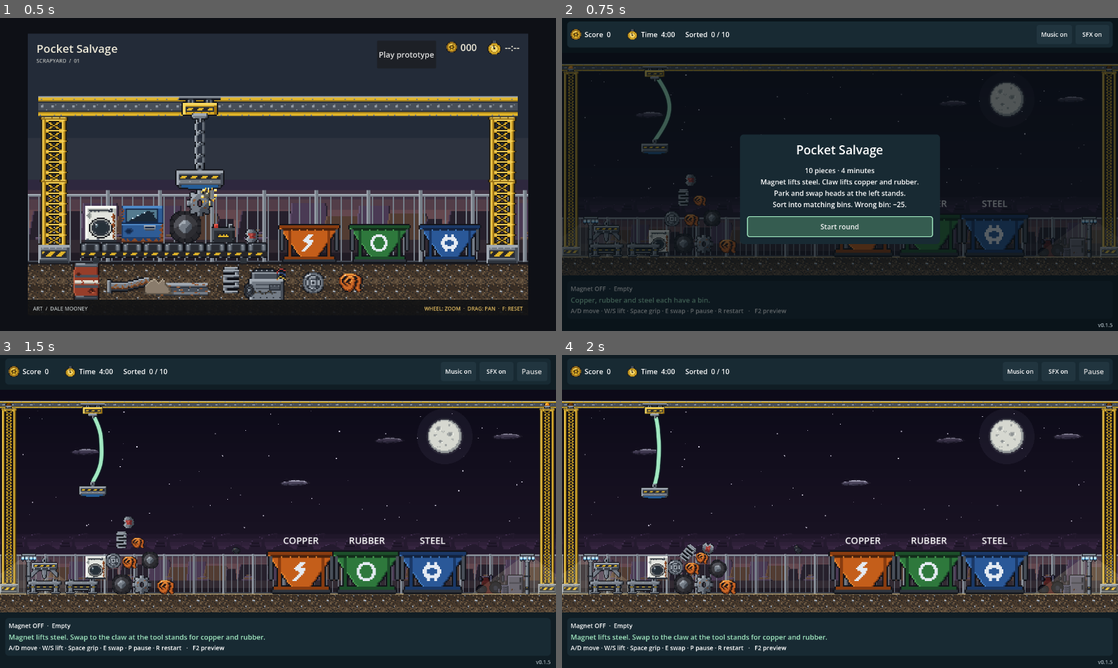
Above: before the commit, frames 1-4 (two rows, left to right).
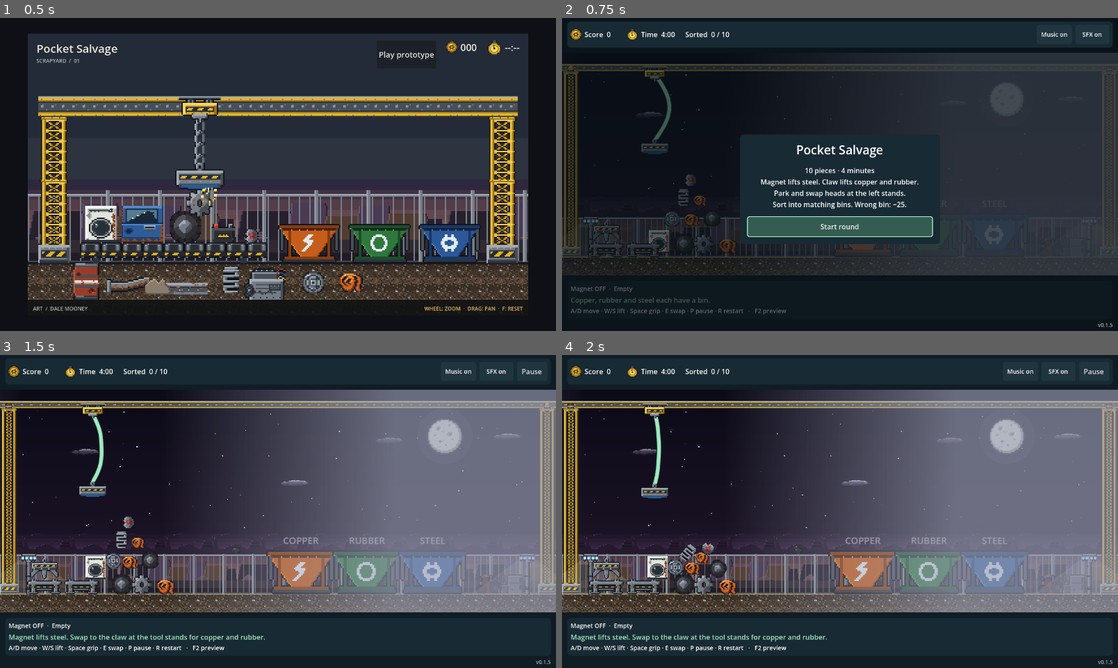
Above: after the commit, the same moments.

Repository: RaresKeY/pocket-salvage
Game: Godot game, scene res://scenes/main.tscn
The game is run twice, just before and just after one commit, with the same random seed, the same clock (stepped at 60 frames per second) and the same inputs.
Inputs:
- Up to frame 1 (0.5 s): no input
- Up to frame 2 (0.75 s): click "Play prototype" at 0.5 s
- Up to frame 3 (1.5 s): click "Start round" at 1.25 s
- Up to frame 4 (2 s): no input

Frame 1 is identical in both runs. In frame 2, 23% of the frame differs, in the area x 56-100%, y 11-83%; in frame 3, 42%, in the area x 39-100%, y 11-83%; in frame 4, 42%.

Commit message:
Add rain and fog

Diff:
--- /dev/null
+++ b/scripts/weather/effects/fog_effect.gd
@@ -0,0 +1,40 @@
+extends "res://scripts/weather/weather_effect.gd"
+## Visual only: haze thickens with distance from the crane and bin labels dim, so bins are read by colour.
+const CLEAR_RADIUS := 150.0
+const FULL_AT := 650.0
+const COLUMNS := 48
+const HAZE := Color(0.62, 0.64, 0.72)
+const LABEL_DIM := 0.6
+var layer: Node2D
+
+func applies(profile) -> bool:
+	return profile.fog > 0.0
+
+func _start() -> void:
+	layer = Node2D.new()
+	layer.z_index = 6
+	layer.draw.connect(_draw_fog)
+	context.world.add_child(layer)
+	for label in context.bin_labels: label.modulate.a = 1.0 - weather.profile.fog * LABEL_DIM
+
+func density_at(x: float) -> float:
+	var distance := absf(x - context.trolley.position.x)
+	return weather.profile.fog * clampf((distance - CLEAR_RADIUS) / (FULL_AT - CLEAR_RADIUS), 0.0, 1.0)
+
+func _process(_delta: float) -> void:
+	layer.queue_redraw()
+
+## One strip of quads with per-vertex alpha, so the haze is a smooth gradient with no overlapping seams.
+func _draw_fog() -> void:
+	var bounds: Rect2 = context.layout.bounds
+	var step := bounds.size.x / COLUMNS
+	var points := PackedVector2Array()
+	var colors := PackedColorArray()
+	for column in COLUMNS + 1:
+		var x := column * step
+		var shade := Color(HAZE, density_at(x) * 0.85)
+		points.append_array([Vector2(x, 0), Vector2(x, bounds.size.y)])
+		colors.append_array([shade, shade])
+	for column in COLUMNS:
+		var i := column * 2
+		layer.draw_polygon(PackedVector2Array([points[i], points[i + 2], points[i + 3], points[i + 1]]), PackedColorArray([colors[i], colors[i + 2], colors[i + 3], colors[i + 1]]))
--- /dev/null
+++ b/scripts/weather/effects/rain_effect.gd
@@ -0,0 +1,61 @@
+extends "res://scripts/weather/weather_effect.gd"
+## Visual rain angled by the wind, floor splashes, a wet sheen and the rain loop. Drops do not collide.
+const FALL := 900.0
+static var _line: Texture2D
+var streaks: CPUParticles2D
+var splashes: CPUParticles2D
+
+func applies(profile) -> bool:
+	return profile.rain > 0.0
+
+func _start() -> void:
+	var floor_y: float = context.layout.ground_top
+	var width: float = context.layout.bounds.size.x
+	streaks = _particles(int(weather.profile.rain * 0.6), Vector2(width * 0.5, -20), Vector2(width * 0.6, 4), Color(0.8, 0.86, 1.0, 0.7), 0.6)
+	streaks.texture = _line_texture()
+	streaks.spread = 2
+	streaks.initial_velocity_min = FALL
+	streaks.initial_velocity_max = FALL * 1.1
+	splashes = _particles(int(weather.profile.rain * 0.25), Vector2(width * 0.5, floor_y), Vector2(width * 0.5, 1), Color(0.8, 0.86, 1.0, 0.5), 0.25)
+	splashes.direction = Vector2.UP
+	splashes.spread = 60
+	splashes.gravity = Vector2(0, 400)
+	splashes.initial_velocity_min = 30
+	splashes.initial_velocity_max = 70
+	var sheen := ColorRect.new()
+	sheen.color = Color(0.55, 0.65, 0.9, 0.12)
+	sheen.position = Vector2(0, floor_y)
+	sheen.size = Vector2(width, 6)
+	sheen.z_index = 1
+	sheen.mouse_filter = Control.MOUSE_FILTER_IGNORE
+	context.world.add_child(sheen)
+	context.sfx.set_loop(&"rain_loop", 1.0, 1.0, -14.0)
+
+func _particles(amount: int, at: Vector2, extents: Vector2, color: Color, life: float) -> CPUParticles2D:
+	var particles := CPUParticles2D.new()
+	particles.amount = maxi(amount, 1)
+	particles.lifetime = life
+	particles.position = at
+	particles.emission_shape = CPUParticles2D.EMISSION_SHAPE_RECTANGLE
+	particles.emission_rect_extents = extents
+	particles.color = color
+	particles.gravity = Vector2.ZERO
+	particles.z_index = 5
+	context.world.add_child(particles)
+	return particles
+
+static func _line_texture() -> Texture2D:
+	if _line == null:
+		var image := Image.create(2, 16, false, Image.FORMAT_RGBA8)
+		image.fill(Color.WHITE)
+		_line = ImageTexture.create_from_image(image)
+	return _line
+
+func rain_angle() -> float:
+	return atan2(weather.wind_now() * 1.5, FALL)
+
+func _process(_delta: float) -> void:
+	var angle := rain_angle()
+	streaks.direction = Vector2(sin(angle), cos(angle))
+	streaks.angle_min = -rad_to_deg(angle)
+	streaks.angle_max = -rad_to_deg(angle)
--- a/scripts/weather/weather.gd
+++ b/scripts/weather/weather.gd
@@ -6,6 +6,8 @@
 const EFFECTS := [
 	preload("res://scripts/weather/effects/grip_effect.gd"),
 	preload("res://scripts/weather/effects/wind_effect.gd"),
+	preload("res://scripts/weather/effects/rain_effect.gd"),
+	preload("res://scripts/weather/effects/fog_effect.gd"),
 ]
 signal lightning_warning
 signal lightning(x: float)
--- a/tests/weather_test.gd
+++ b/tests/weather_test.gd
@@ -101,5 +101,28 @@
 	assert(breezy.ambience.wind == breezy.weather.wind_now(), "clouds follow the wind")
 	breezy.queue_free()
 	await process_frame
-	print("WEATHER_TEST_OK profiles, weighted pick, calm, wind and gusts, lightning sequence, pause, forced weather, grip, multiplier, wind")
+	var drizzle = Lab.instantiate()
+	drizzle.forced_weather = &"rain"
+	root.add_child(drizzle)
+	await process_frame
+	var rain_fx = drizzle.weather.get_children().filter(func(e): return e.has_method("rain_angle"))
+	assert(rain_fx.size() == 1 and rain_fx[0].streaks.amount > 0 and rain_fx[0].splashes.amount > 0, "rain shows streaks and splashes")
+	drizzle.queue_free()
+	var misty = Lab.instantiate()
+	misty.forced_weather = &"fog"
+	root.add_child(misty)
+	await process_frame
+	var fog_fx = misty.weather.get_children().filter(func(e): return e.has_method("density_at"))
+	var crane_x: float = misty.trolley.position.x
+	assert(fog_fx[0].density_at(crane_x) < fog_fx[0].density_at(crane_x + 700), "fog thickens away from the crane")
+	for label in misty.bin_labels: assert(label.modulate.a < 0.6, "fog dims bin labels")
+	var calm_lab = Lab.instantiate()
+	calm_lab.forced_weather = &"clear"
+	root.add_child(calm_lab)
+	await process_frame
+	assert(calm_lab.weather.get_child_count() == 0, "clear creates no effects")
+	misty.queue_free()
+	calm_lab.queue_free()
+	await process_frame
+	print("WEATHER_TEST_OK profiles, weighted pick, calm, wind and gusts, lightning sequence, pause, forced weather, grip, multiplier, wind, rain, fog")
 	quit()
Not shown, added: scripts/weather/effects/fog_effect.gd.uid
Not shown, added: scripts/weather/effects/rain_effect.gd.uid
